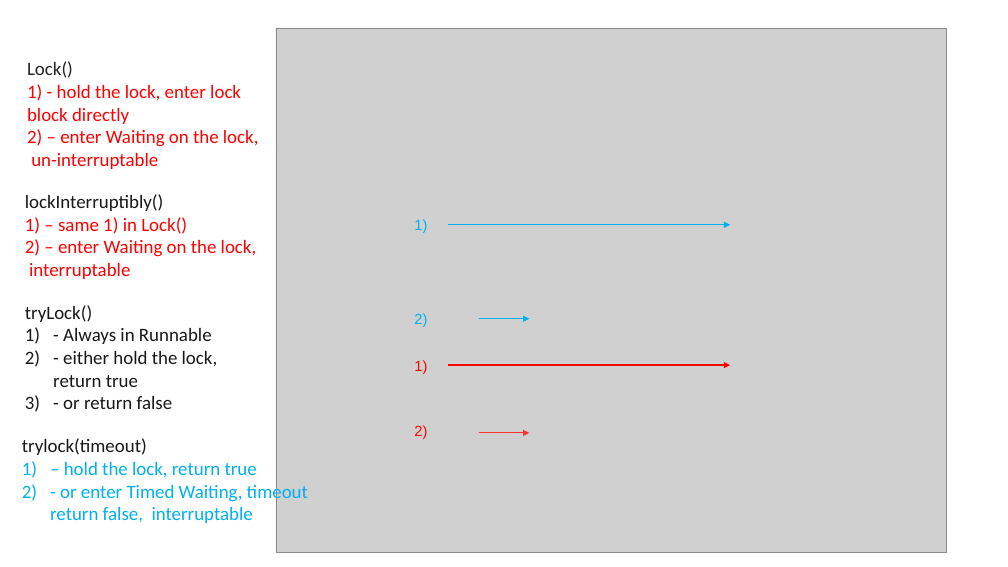
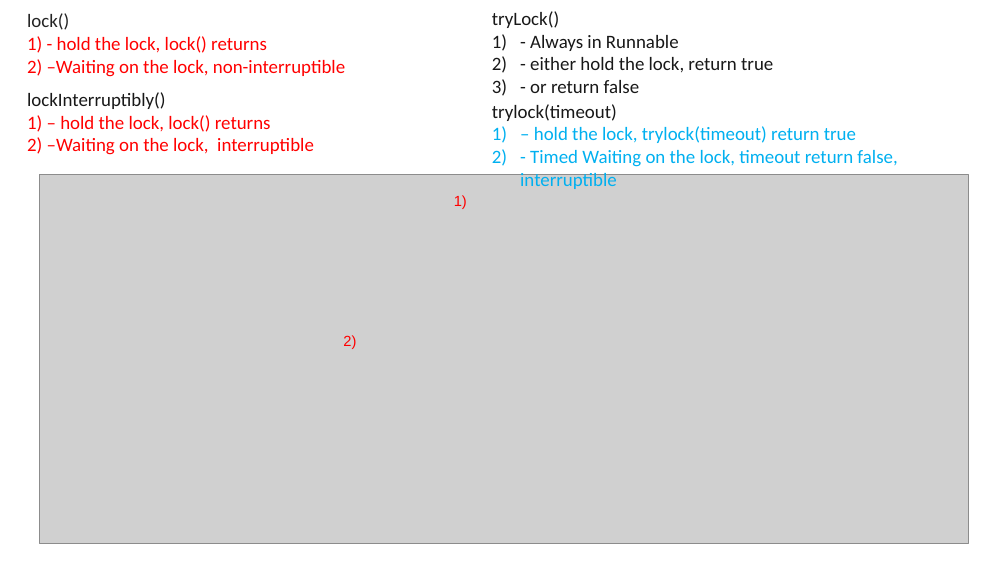
Before and after one commit to exiaoqu/ProducerConsumerProblemInJava, a slide deck: slide 18 of Producer and Consumer in Java.pptx (slide 16 before the commit). Drawn at 1008x567 pixels with LibreOffice and Linux fonts; fonts in the diff are those of the drawing; grey boxes stand for pictures; background and template pictures are left out. Boxes give left, top, right and bottom in pixels: in the first picture for what was removed or moved away, otherwise in the second. Text is boxed around its words. In the diff, an @@ line names an element or a change of style, - is before the commit and + after.

```diff
--- a/Producer and Consumer in Java.pptx
+++ b/Producer and Consumer in Java.pptx
@@ text added at bbox=[27, 13, 345, 77], 18 pt, text #FF0000 @@
+lock()
+1) - hold the lock, lock() returns
+2) –Waiting on the lock, non-interruptible
@@ text "tryLock()" rewrapped from bbox=[25, 305, 218, 409] to bbox=[492, 11, 773, 93] @@
@@ text at bbox=[27, 92, 314, 155]: text changed @@
-Lock()
-1) - hold the lock, enter lock block directly
-2) – enter Waiting on the lock, un-interruptable
+lockInterruptibly()
+1) – hold the lock, lock() returns
+2) –Waiting on the lock, interruptible
@@ text "trylock(timeout)": place and size @@
-text "trylock(timeout)" at bbox=[22, 438, 308, 523]
+text "trylock(timeout)" at bbox=[492, 104, 897, 189]
@@ text at bbox=[520, 126, 897, 189]: text changed @@
-1) – hold the lock, return true
-2) - or enter Timed Waiting, timeout return false, interruptable
+1) – hold the lock, trylock(timeout) return true
+2) - Timed Waiting on the lock, timeout return false, interruptible
@@ picture: place and size @@
-picture at bbox=[276, 28, 947, 553]
+picture at bbox=[40, 175, 969, 544]
@@ text removed at bbox=[25, 194, 257, 279] @@
-lockInterruptibly()
-1) – same 1) in Lock()
-2) – enter Waiting on the lock, interruptable
@@ text "1)": place and size @@
-text "1)" at bbox=[414, 219, 427, 233]
+text "1)" at bbox=[454, 195, 467, 209]
@@ text "1)" at bbox=[454, 195, 467, 209]: text colour #00B0F0 to #FF0000 @@
@@ arrow removed from (448, 225) to (730, 225) @@
@@ text "2)" at bbox=[343, 335, 356, 349]: text colour #00B0F0 to #FF0000 @@
@@ text "2)": place and size @@
-text "2)" at bbox=[414, 313, 427, 327]
+text "2)" at bbox=[343, 335, 356, 349]
@@ arrow removed from (479, 319) to (529, 319) @@
@@ text removed at bbox=[414, 360, 427, 374] @@
-1)
@@ arrow removed from (448, 365) to (730, 365) @@
@@ text removed at bbox=[414, 425, 427, 439] @@
-2)
@@ arrow removed from (479, 433) to (529, 433) @@
```
Also in this commit, not shown: 22 other slides changed, 10 slides added, 12 slides removed, 3 other files.
